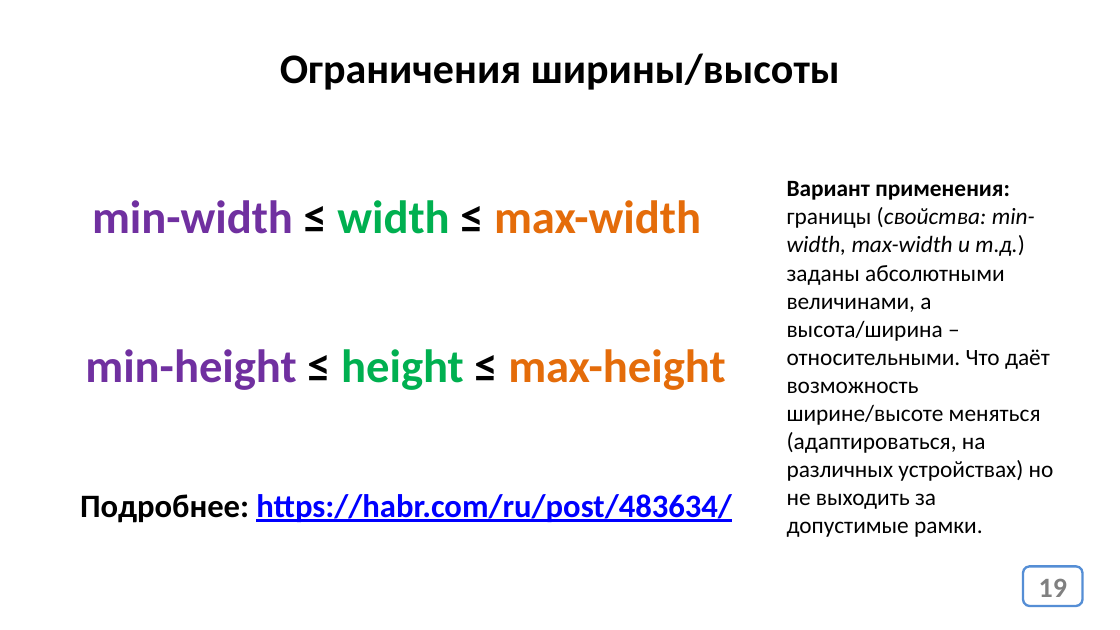
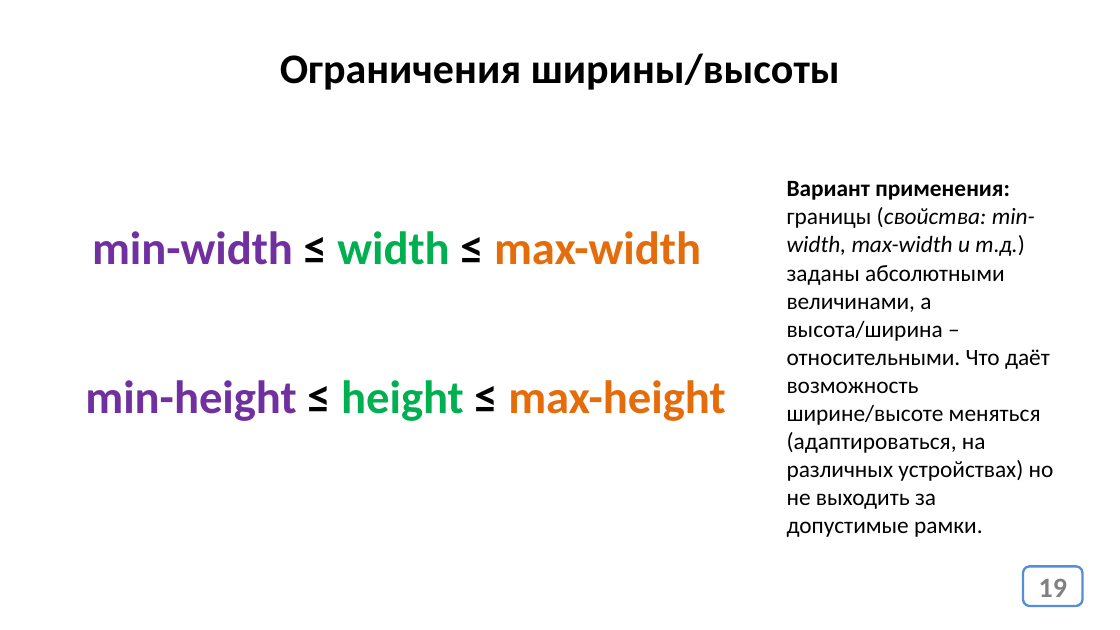
Before and after one commit to web44-ortdnipro/lesson04, a slide deck: slide 19 of lesson04.pptx. Drawn at 1120x630 pixels with LibreOffice and Linux fonts; fonts in the diff are those of the drawing. Boxes give left, top, right and bottom in pixels: in the first picture for what was removed or moved away, otherwise in the second. Text is boxed around its words. In the diff, an @@ line names an element or a change of style, - is before the commit and + after.

```diff
--- a/lesson04.pptx
+++ b/lesson04.pptx
@@ text "min-width ≤ width ≤ max-width": place and size @@
-text "min-width ≤ width ≤ max-width" at <box>92,200,701,234</box>
+text "min-width ≤ width ≤ max-width" at <box>92,231,701,265</box>
@@ text "min-height ≤ height ≤ max-height": place and size @@
-text "min-height ≤ height ≤ max-height" at <box>85,349,725,390</box>
+text "min-height ≤ height ≤ max-height" at <box>85,380,725,421</box>
@@ text removed at <box>80,494,731,523</box> @@
-Подробнее: https://habr.com/ru/post/483634/
```
Also in this commit, not shown: 9 other slides changed, 1 other file.
